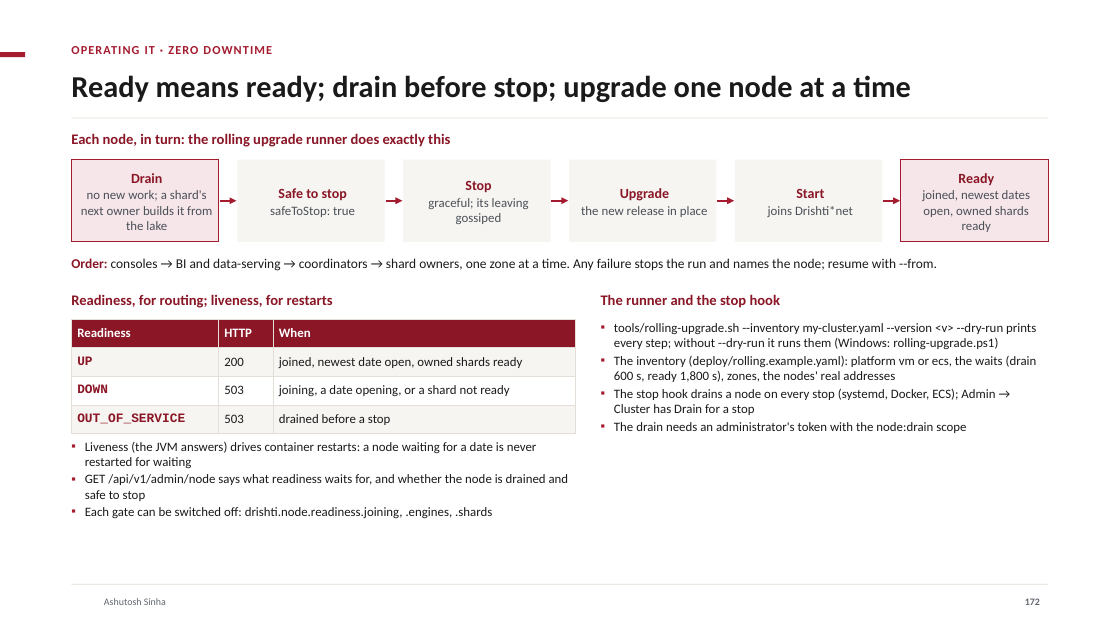
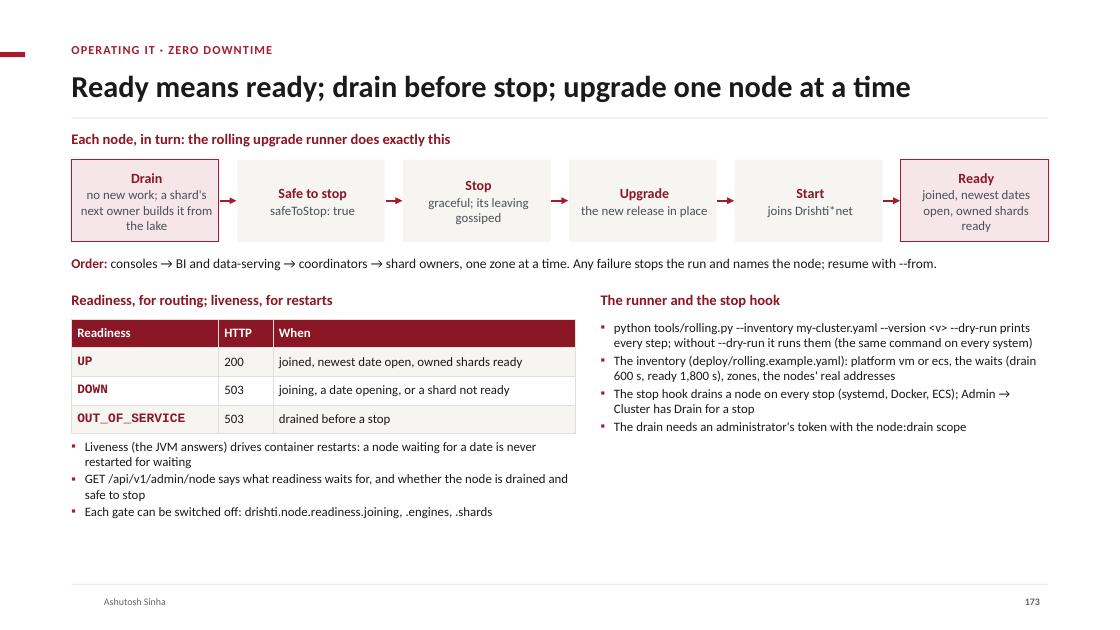
Before and after one commit to ajsinha/drishti, a slide deck: slide 173 of docs/publications/Drishti-Design-and-Evidence.pptx (slide 172 before the commit). Drawn at 1120x630 pixels with LibreOffice and Linux fonts; fonts in the diff are those of the drawing; background and template pictures are left out. Boxes give left, top, right and bottom in pixels: in the first picture for what was removed or moved away, otherwise in the second. Text is boxed around its words. In the diff, an @@ line names an element or a change of style, - is before the commit and + after.

Commit message:
docs: refresh the three publication decks (demo-lake figures, Windows zip and wheel-pack path, launchers, rolling upgrade command)

```diff
--- a/docs/publications/Drishti-Design-and-Evidence.pptx
+++ b/docs/publications/Drishti-Design-and-Evidence.pptx
@@ text at [614,323,1033,349]: text changed @@
-▪ tools/rolling-upgrade.sh --inventory my-cluster.yaml --version <v> --dry-run prints every step; without --dry-run it runs them (Windows: rolling-upgrade.ps1)
+▪ python tools/rolling.py --inventory my-cluster.yaml --version <v> --dry-run prints every step; without --dry-run it runs them (the same command on every system)
```
Also in this commit, not shown: 20 other slides changed, 1 slide added, 2 other files.
